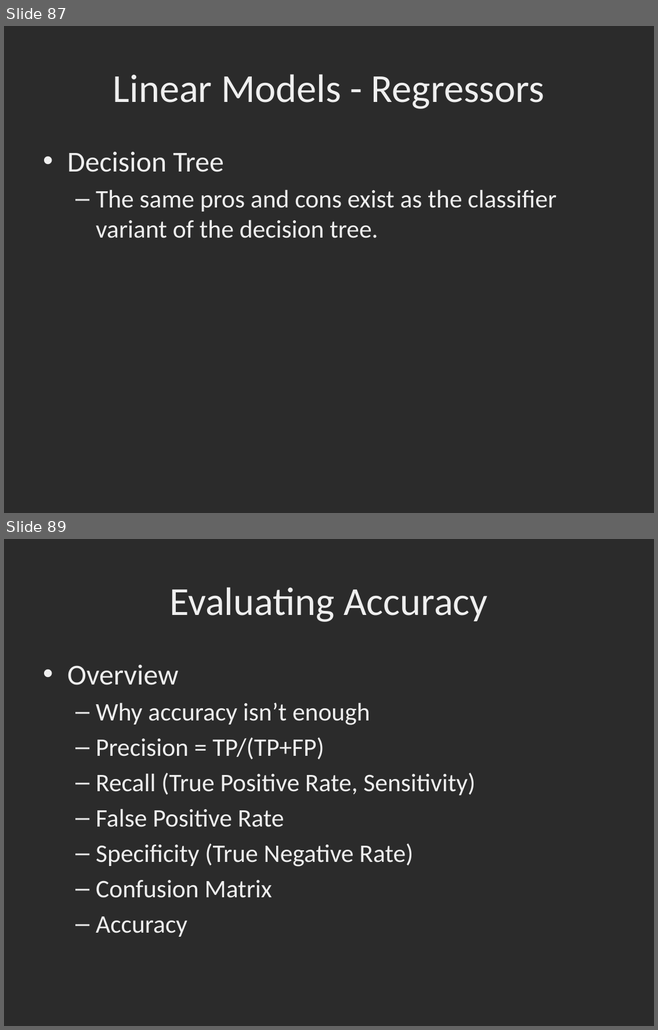
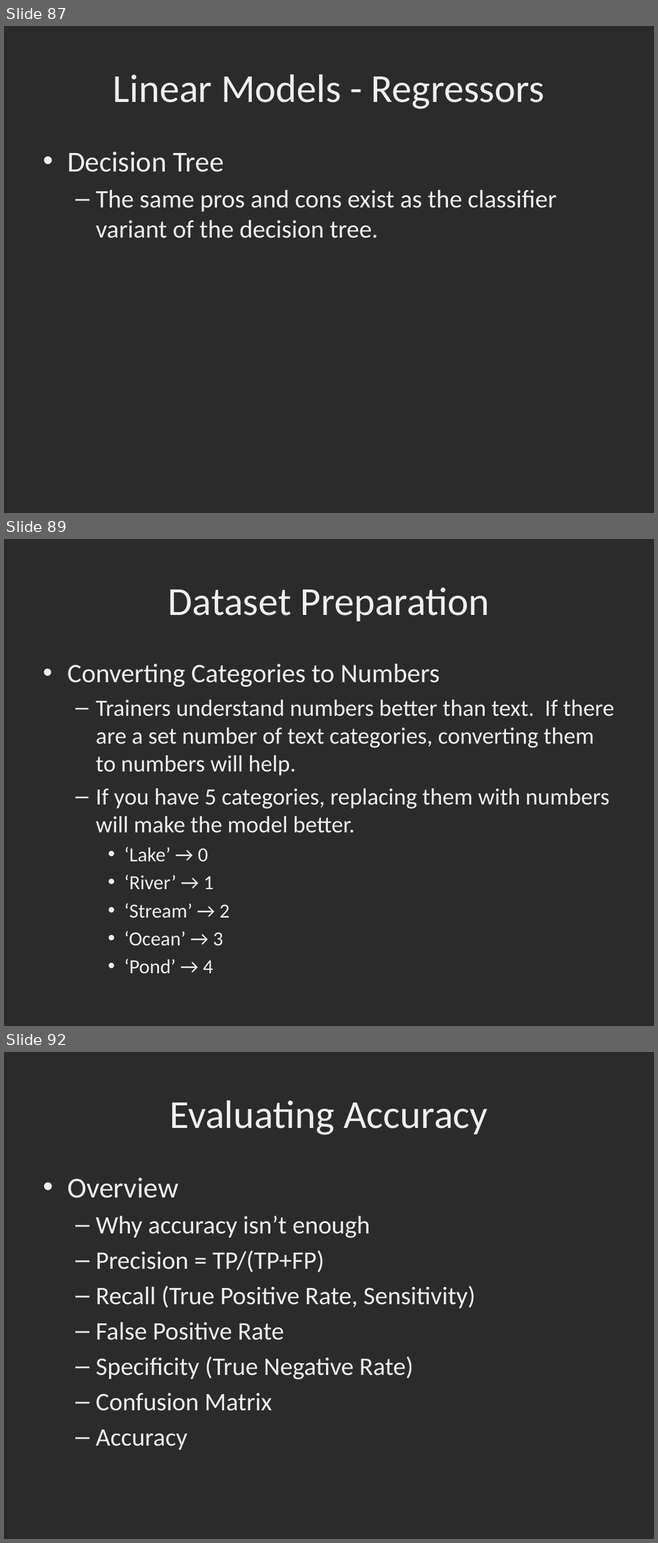
Before and after one commit to dbowmans46/PracticalProgramming, a slide deck: Session 7 - Python/Instructional Material/Session 7 - Python Brief Intro to Machine Learning with Scikit Learn.pptx. Shown one above the other, each under a label of ours: slides 87 and 89 before the commit, slides 87, 89 and 92 after it; the slides between them are not shown. The pictures are 658x1030 and 658x1543 pixels, drawn with LibreOffice and Linux fonts; fonts in the diff are those of the drawing; background and template pictures are left out; a plain dark background stands for a picture behind light text. Boxes give left, top, right and bottom in pixels: in the first picture for what was removed or moved away, otherwise in the second. Text is boxed around its words. In the diff, an @@ line names an element or a change of style, - is before the commit and + after.

```diff
--- a/Session 7 - Python/Instructional Material/Session 7 - Python Brief Intro to Machine Learning with Scikit Learn.pptx
+++ b/Session 7 - Python/Instructional Material/Session 7 - Python Brief Intro to Machine Learning with Scikit Learn.pptx
@@ slide 89 added at box(4, 539, 654, 1026), background picture (left out) @@
@@ title added at box(168, 587, 489, 621), 44 pt, text #EFEFEF @@
+Dataset Preparation
@@ text added at box(67, 664, 614, 973), 25.9 pt, text #EFEFEF @@
+• Converting Categories to Numbers
+  – Trainers understand numbers better than text. If there are a set number of text categories, converting them to numbers will help.
+  – If you have 5 categories, replacing them with numbers will make the model better.
+    • ‘Lake’ → 0
+    • ‘River’ → 1
+    • ‘Stream’ → 2
+    • ‘Ocean’ → 3
+    • ‘Pond’ → 4
@@ what was slide 89 is now slide 92 @@
```
Also in this commit, not shown: 7 slides changed, 4 other slides added.
